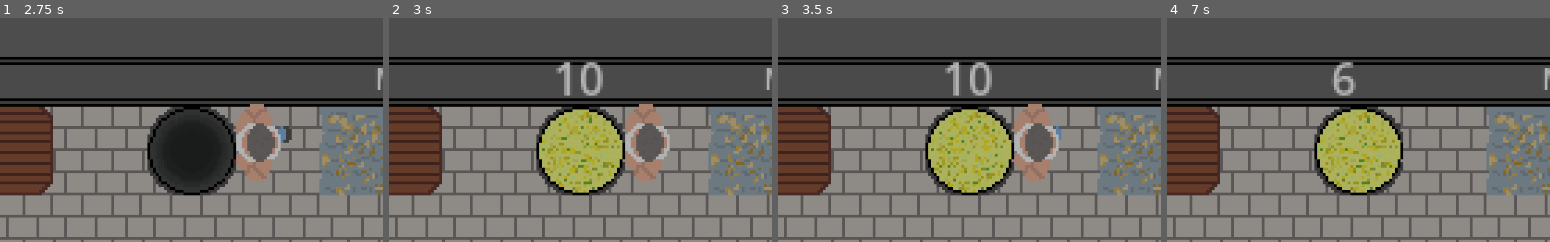
Above: before the commit, frames 1-4 (left to right).
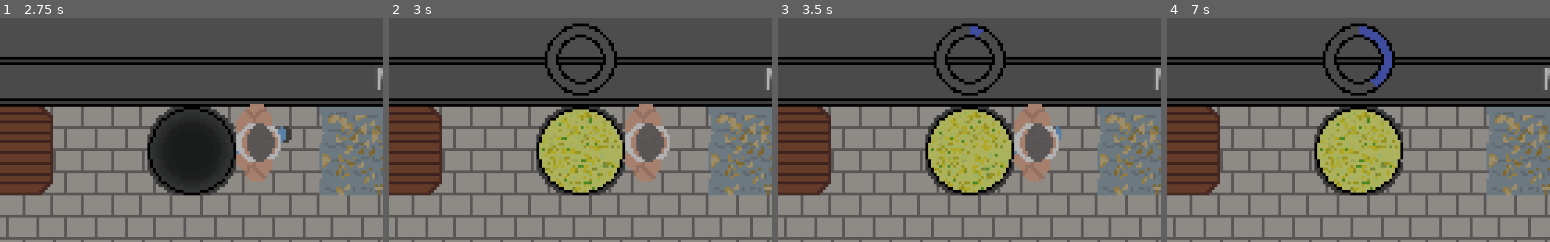
Above: after the commit, the same moments.

Repository: Pel-meshek/drinkUP
Game: Godot game, scene res://scenes/garage.tscn
The game is run twice, just before and just after one commit, with the same random seed, the same clock (stepped at 60 frames per second) and the same inputs.
Inputs:
- Up to frame 1 (2.75 s): tap Enter at 0.5 s; hold E (interact) 0.53-1.28 s; hold W (up) 0.53-2.03 s; tap E (interact) at 1.35 s; hold A (left) from 2.03 s (still down); hold E (interact) from 2.03 s (still down)
- Up to frame 2 (3 s): keep holding A (left); release E (interact) at 2.78 s; tap E (interact) at 2.85 s
- Up to frame 3 (3.5 s): keep holding A (left)
- Up to frame 4 (7 s): tap Space (skip) at 3.5 s; release A (left) at 3.53 s; hold S (down) 3.53-4.28 s; hold E (interact) 3.53-4.28 s; hold D (right) 4.28-5.03 s; tap E (interact) at 4.35, 5.85 s; hold W (up) 5.03-5.78 s; hold E (interact) 5.03-5.78 s; hold D (right) from 5.78 s (still down); tap Enter at 6.5 s; hold E (interact) from 6.53 s (still down)
The pictures show only the part of the screen within x 35-85%, y 0-50%; the shares and areas given below are measured in that part.

Frame 1 is identical in both runs. In frame 2, 2.0% of the frame differs, in the area x 40-60%, y 2-35%; in frame 3, 2.1%; in frame 4, 2.4%.

Commit message:
scillcheck

Diff:
--- a/scenes/garage.tscn
+++ b/scenes/garage.tscn
@@ -34,14 +34,36 @@
 [ext_resource type="PackedScene" uid="uid://dacv2754hedak" path="res://scenes/dialogue.tscn" id="22_sdyjj"]
 [ext_resource type="PackedScene" uid="uid://k85ld780p7cg" path="res://scenes/belka.tscn" id="23_5080d"]
 [ext_resource type="PackedScene" uid="uid://dhucc0jp1i5vc" path="res://scenes/ui.tscn" id="25_4y4st"]
+[ext_resource type="Texture2D" uid="uid://ojcydakuu0u7" path="res://assets/Скиллчек/Скиллчек1.png" id="28_4qywv"]
+[ext_resource type="Texture2D" uid="uid://fb72p537r546" path="res://assets/Скиллчек/Скиллчек2.png" id="29_kr3w1"]
+[ext_resource type="Texture2D" uid="uid://div84mgeawcbt" path="res://assets/Скиллчек/Скиллчек3.png" id="30_rjp78"]
+[ext_resource type="Texture2D" uid="uid://csyhuyj6nq62r" path="res://assets/Скиллчек/Скиллчек4.png" id="31_flowt"]
+[ext_resource type="Texture2D" uid="uid://fmykxlsmfb1g" path="res://assets/Скиллчек/Скиллчек5.png" id="32_fma1v"]
+[ext_resource type="Texture2D" uid="uid://c5nut50hw2l2p" path="res://assets/Скиллчек/Скиллчек6.png" id="33_34iyq"]
+[ext_resource type="Texture2D" uid="uid://cwk1ejxyipuso" path="res://assets/Скиллчек/Скиллчек7.png" id="34_a3l7v"]
+[ext_resource type="Texture2D" uid="uid://kd3cc5b7vet1" path="res://assets/Скиллчек/Скиллчек8.png" id="35_5huaa"]
 [ext_resource type="Texture2D" uid="uid://222o7slh7qlp" path="res://assets/Дверь/Анимация двери2.png" id="35_v6vtq"]
 [ext_resource type="Texture2D" uid="uid://iyaqy2bvkkow" path="res://assets/Дверь/Анимация двери3.png" id="36_0juyn"]
+[ext_resource type="Texture2D" uid="uid://dlxuwo1q1ywir" path="res://assets/Скиллчек/Скиллчек9.png" id="36_ayv3f"]
 [ext_resource type="Texture2D" uid="uid://3wpfkxlis8ty" path="res://assets/Дверь/Анимация двери4.png" id="37_ahcgg"]
+[ext_resource type="Texture2D" uid="uid://bhx1opqe66nhf" path="res://assets/Скиллчек/Скиллчек10.png" id="37_j55nb"]
 [ext_resource type="Script" uid="uid://cr28fps778guc" path="res://scenes/solods.gd" id="38_0juyn"]
 [ext_resource type="Texture2D" uid="uid://tx16hsriplij" path="res://assets/Дверь/Анимация двери5.png" id="38_l6jx5"]
+[ext_resource type="Texture2D" uid="uid://bx1bdcehbnakr" path="res://assets/Скиллчек/Скиллчек11.png" id="38_mpx25"]
 [ext_resource type="Texture2D" uid="uid://ctq6e3lhiun7" path="res://assets/Дверь/Анимация двери6.png" id="39_3fq53"]
+[ext_resource type="Texture2D" uid="uid://ocqc5xtvnqlp" path="res://assets/Скиллчек/Скиллчек12.png" id="39_h1gvh"]
 [ext_resource type="Texture2D" uid="uid://cgy3g4xnlcgru" path="res://assets/Дверь/Анимация двери7.png" id="40_b27yd"]
+[ext_resource type="Texture2D" uid="uid://b40w3bwsvwmmw" path="res://assets/Скиллчек/Скиллчек13.png" id="40_hxkuf"]
+[ext_resource type="Texture2D" uid="uid://clync4rnm6y50" path="res://assets/Скиллчек/Скиллчек14.png" id="41_8i6x6"]
 [ext_resource type="Texture2D" uid="uid://bamil8pit8c78" path="res://assets/Дверь/Анимация двери8.png" id="41_lgefn"]
+[ext_resource type="Texture2D" uid="uid://dsfweyty5bfrw" path="res://assets/Скиллчек/Скиллчек15.png" id="42_86cw0"]
+[ext_resource type="Texture2D" uid="uid://l5t8huq3plqa" path="res://assets/Скиллчек/Скиллчек16.png" id="43_8pcvq"]
+[ext_resource type="Texture2D" uid="uid://nhfba0gyod6t" path="res://assets/Скиллчек/Скиллчек17.png" id="44_7dtcs"]
+[ext_resource type="Texture2D" uid="uid://cmcfhor1muur7" path="res://assets/Скиллчек/Скиллчек18.png" id="45_cbnv3"]
+[ext_resource type="Texture2D" uid="uid://7o6gp16jnb7p" path="res://assets/Скиллчек/Скиллчек19.png" id="46_dco2s"]
+[ext_resource type="Texture2D" uid="uid://fb7nni6qrogh" path="res://assets/Скиллчек/Скиллчек20.png" id="47_fm51g"]
+[ext_resource type="Texture2D" uid="uid://c0u6cq540hxfh" path="res://assets/Скиллчек/Скиллчек21.png" id="48_sebuw"]
+[ext_resource type="Texture2D" uid="uid://vrq45fl5bsgn" path="res://assets/Скиллчек/Скиллчек22.png" id="49_rfe51"]
 
 [sub_resource type="TileSetAtlasSource" id="TileSetAtlasSource_7mpr7"]
 texture = ExtResource("3_lqxlc")
@@ -346,6 +368,80 @@
 [sub_resource type="RectangleShape2D" id="RectangleShape2D_qfkxd"]
 size = Vector2(36, 40)
 
+[sub_resource type="SpriteFrames" id="SpriteFrames_fdhtn"]
+animations = [{
+"frames": [{
+"duration": 1.0,
+"texture": ExtResource("28_4qywv")
+}, {
+"duration": 1.0,
+"texture": ExtResource("29_kr3w1")
+}, {
+"duration": 1.0,
+"texture": ExtResource("30_rjp78")
+}, {
+"duration": 1.0,
+"texture": ExtResource("31_flowt")
+}, {
+"duration": 1.0,
+"texture": ExtResource("32_fma1v")
+}, {
+"duration": 1.0,
+"texture": ExtResource("33_34iyq")
+}, {
+"duration": 1.0,
+"texture": ExtResource("34_a3l7v")
+}, {
+"duration": 1.0,
+"texture": ExtResource("35_5huaa")
+}, {
+"duration": 1.0,
+"texture": ExtResource("36_ayv3f")
+}, {
+"duration": 1.0,
+"texture": ExtResource("37_j55nb")
+}, {
+"duration": 1.0,
+"texture": ExtResource("38_mpx25")
+}, {
+"duration": 1.0,
+"texture": ExtResource("39_h1gvh")
+}, {
+"duration": 1.0,
+"texture": ExtResource("40_hxkuf")
+}, {
+"duration": 1.0,
+"texture": ExtResource("41_8i6x6")
+}, {
+"duration": 1.0,
+"texture": ExtResource("42_86cw0")
+}, {
+"duration": 1.0,
+"texture": ExtResource("43_8pcvq")
+}, {
+"duration": 1.0,
+"texture": ExtResource("44_7dtcs")
+}, {
+"duration": 1.0,
+"texture": ExtResource("45_cbnv3")
+}, {
+"duration": 1.0,
+"texture": ExtResource("46_dco2s")
+}, {
+"duration": 1.0,
+"texture": ExtResource("47_fm51g")
+}, {
+"duration": 1.0,
+"texture": ExtResource("48_sebuw")
+}, {
+"duration": 1.0,
+"texture": ExtResource("49_rfe51")
+}],
+"loop": true,
+"name": &"default",
+"speed": 2.1
+}]
+
 [sub_resource type="RectangleShape2D" id="RectangleShape2D_p2t0x"]
 size = Vector2(70, 39)
 
@@ -447,8 +543,14 @@
 offset_top = 10.0
 offset_right = 409.0
 offset_bottom = 59.0
-text = "60
+text = "
 "
+visible_characters = 0
+visible_ratio = 0.0
+
+[node name="Skillcheck" type="AnimatedSprite2D" parent="varka/kotel/TimerLabel" unique_id=673318681]
+position = Vector2(10, 5)
+sprite_frames = SubResource("SpriteFrames_fdhtn")
 
 [node name="AudioStreamPlayer2D" type="AudioStreamPlayer2D" parent="varka/kotel" unique_id=1986010220]
 position = Vector2(378, 49)
--- a/scripts/kotel.gd
+++ b/scripts/kotel.gd
@@ -24,6 +24,7 @@
 		$AnimatedSprite2D.play("default")
 		is_polnyi = true
 	$AudioStreamPlayer2D.play()
+	$TimerLabel/Skillcheck.play()
 	is_timer_active = true
 	is_active = false
 	timer_label.visible = true
